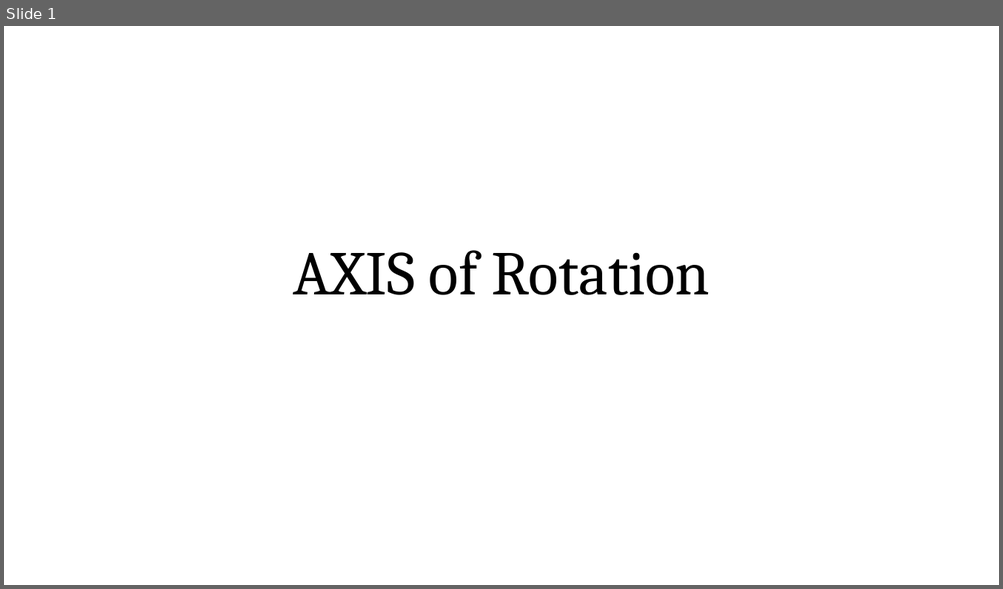
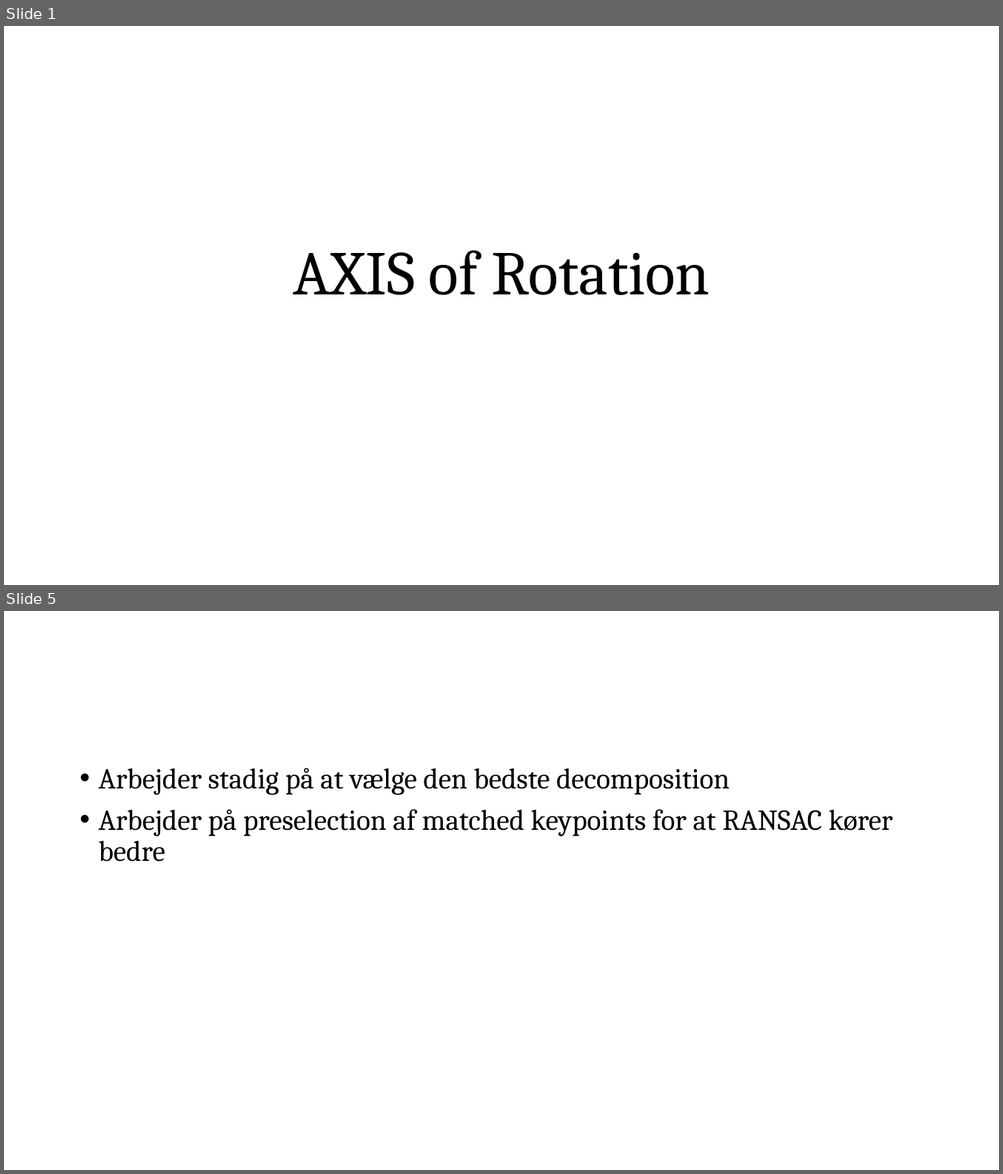
Before and after one commit to Iceinator/Non-Coop, a slide deck: AXIS of Rotation.pptx. Shown one above the other, each under a label of ours: slide 1 before the commit, slides 1 and 5 after it; the slides between them are not shown. The pictures are 1003x589 and 1003x1174 pixels, drawn with LibreOffice and Linux fonts; fonts in the diff are those of the drawing; background and template pictures are left out. Boxes give left, top, right and bottom in pixels: in the first picture for what was removed or moved away, otherwise in the second. Text is boxed around its words. In the diff, an @@ line names an element or a change of style, - is before the commit and + after.

Commit message:
Updated pp

```diff
--- a/AXIS of Rotation.pptx
+++ b/AXIS of Rotation.pptx
@@ slide 5 added at <box>4,611,999,1170</box>, background #FFFFFF @@
@@ text added at <box>99,768,893,862</box>, 28 pt, text #000000 @@
+• Arbejder stadig på at vælge den bedste decomposition
+• Arbejder på preselection af matched keypoints for at RANSAC kører bedre
```
Also in this commit, not shown: 3 other slides added, 3 slides removed.
